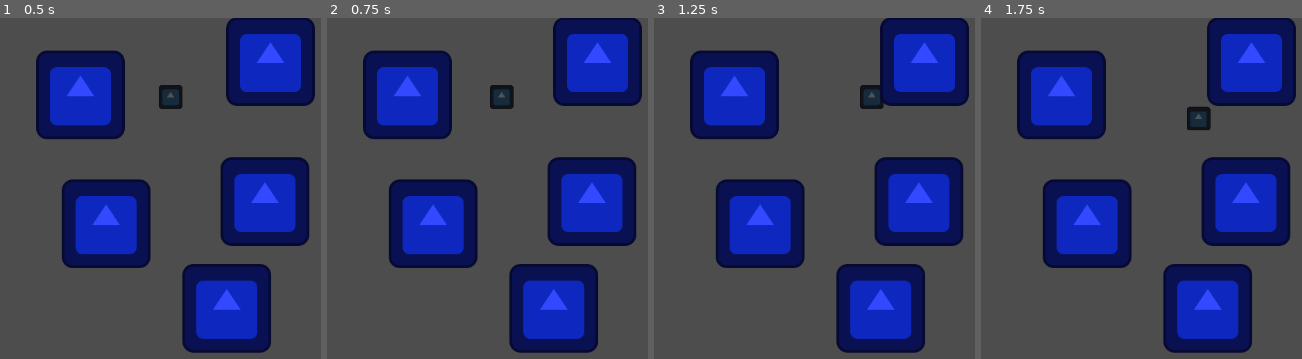
Above: before the commit, frames 1-4 (left to right).
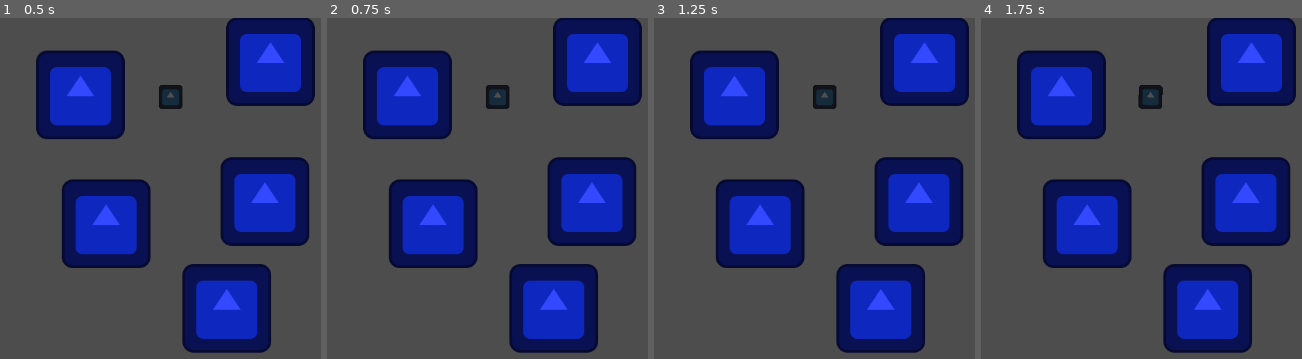
Above: after the commit, the same moments.

Repository: louis-vinchon/GGJ-Montpellier
Game: Godot game, scene res://3C-Felix/TestControls.tscn
The game is run twice, just before and just after one commit, with the same random seed, the same clock (stepped at 60 frames per second) and the same inputs. The project has no main scene, so this scene is started directly. The engine's default icon, where the game draws it, is replaced by a stand-in: a white triangle on a blue panel in a dark square.
Inputs:
- Up to frame 1 (0.5 s): no input
- Up to frame 2 (0.75 s): tap Enter at 0.5 s; hold Right (RIGHT) from 0.53 s (still down)
- Up to frame 3 (1.25 s): keep holding Right (RIGHT)
- Up to frame 4 (1.75 s): release Right (RIGHT) at 1.28 s; hold Down (DOWN) from 1.28 s (still down)

Frame 1 is identical in both runs. In frame 2, 0.3% of the frame differs, in the area x 49-59%, y 19-27%; in frame 3, 0.9%; in frame 4, 1.0%, in the area x 48-72%, y 19-33%.

Commit message:
Update PlayerCharacter.gd
Car base movement

-metrics to adjust

Diff:
--- a/3C-Felix/PlayerCharacter.gd
+++ b/3C-Felix/PlayerCharacter.gd
@@ -1,8 +1,10 @@
 extends RigidBody2D
 
-@export var accelerationPower : float = 1000
+@export var accelerationPower : float = 3000
+@export var rotationSpeed : float = 1000
 
 var acceleration : Vector2 = Vector2(0,0)
+var RotationIncreased : float = 0
 
 
 # Called when the node enters the scene tree for the first time.
@@ -13,22 +15,26 @@
 # Called every frame. 'delta' is the elapsed time since the previous frame.
 func _process(delta):
 
-	var up = 0
-	var down = 0
-	var left = 0
-	var right = 0
+	var forwardInput = 0
 
 	if (Input.is_action_pressed("UP")):
-		up = 1
+		forwardInput += 1
 	if (Input.is_action_pressed("DOWN")):
-		down = 1
+		forwardInput -= 1
+
+	var rotateInput = 0
+
 	if (Input.is_action_pressed("LEFT")):
-		left = 1
+
+		rotateInput -= 1
+		pass
 	if (Input.is_action_pressed("RIGHT")):
-		right = 1
+		rotateInput += 1
+		pass
 
+	RotationIncreased = delta * rotateInput * rotationSpeed
 
-	acceleration = Vector2(right - left, down - up) * accelerationPower
+	acceleration = transform.x * forwardInput * accelerationPower * delta
 
 
 	pass
@@ -36,4 +42,6 @@
 
 func _physics_process(delta):
 
+	apply_torque(RotationIncreased)
+
 	apply_central_force(acceleration)
